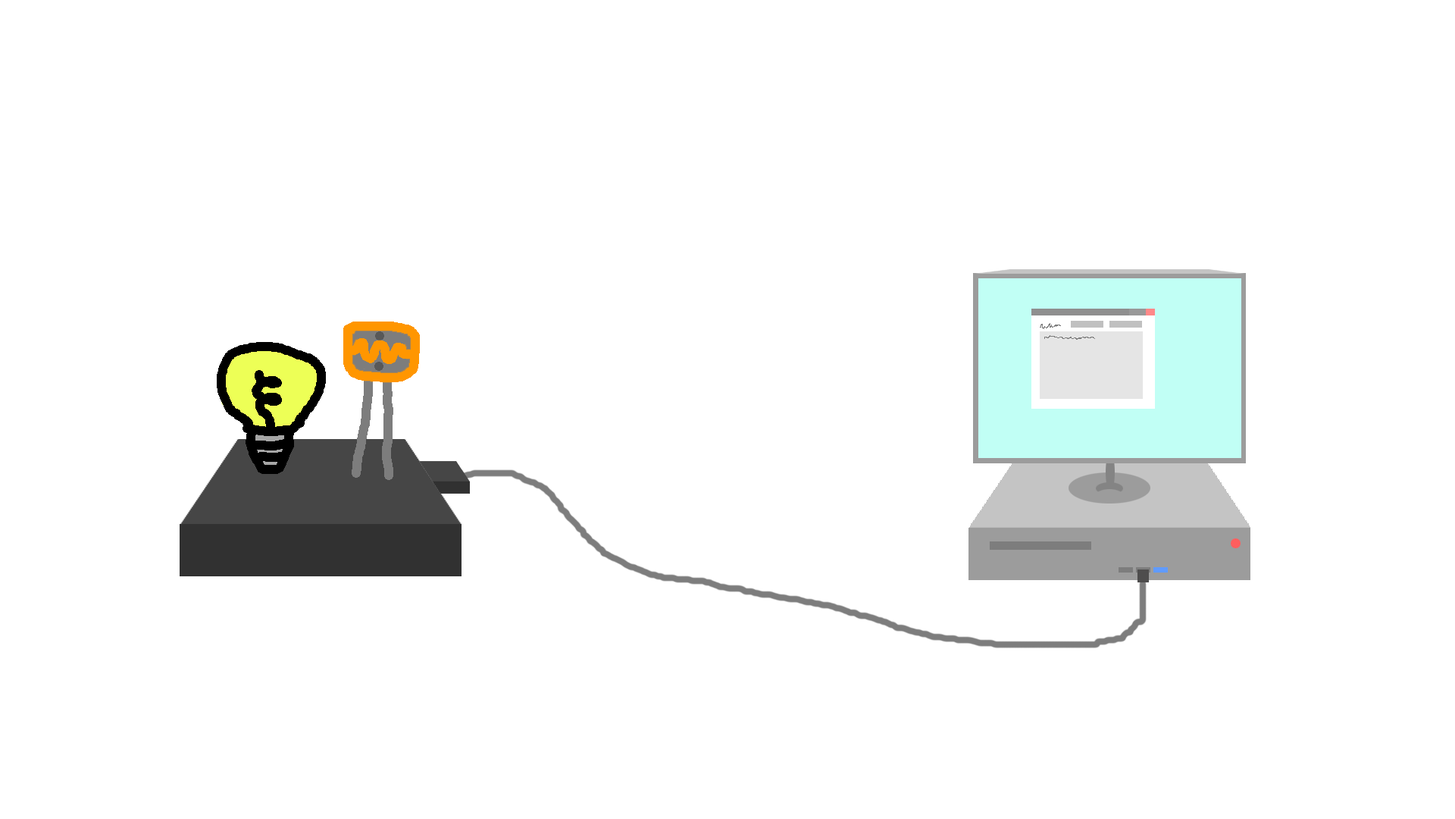
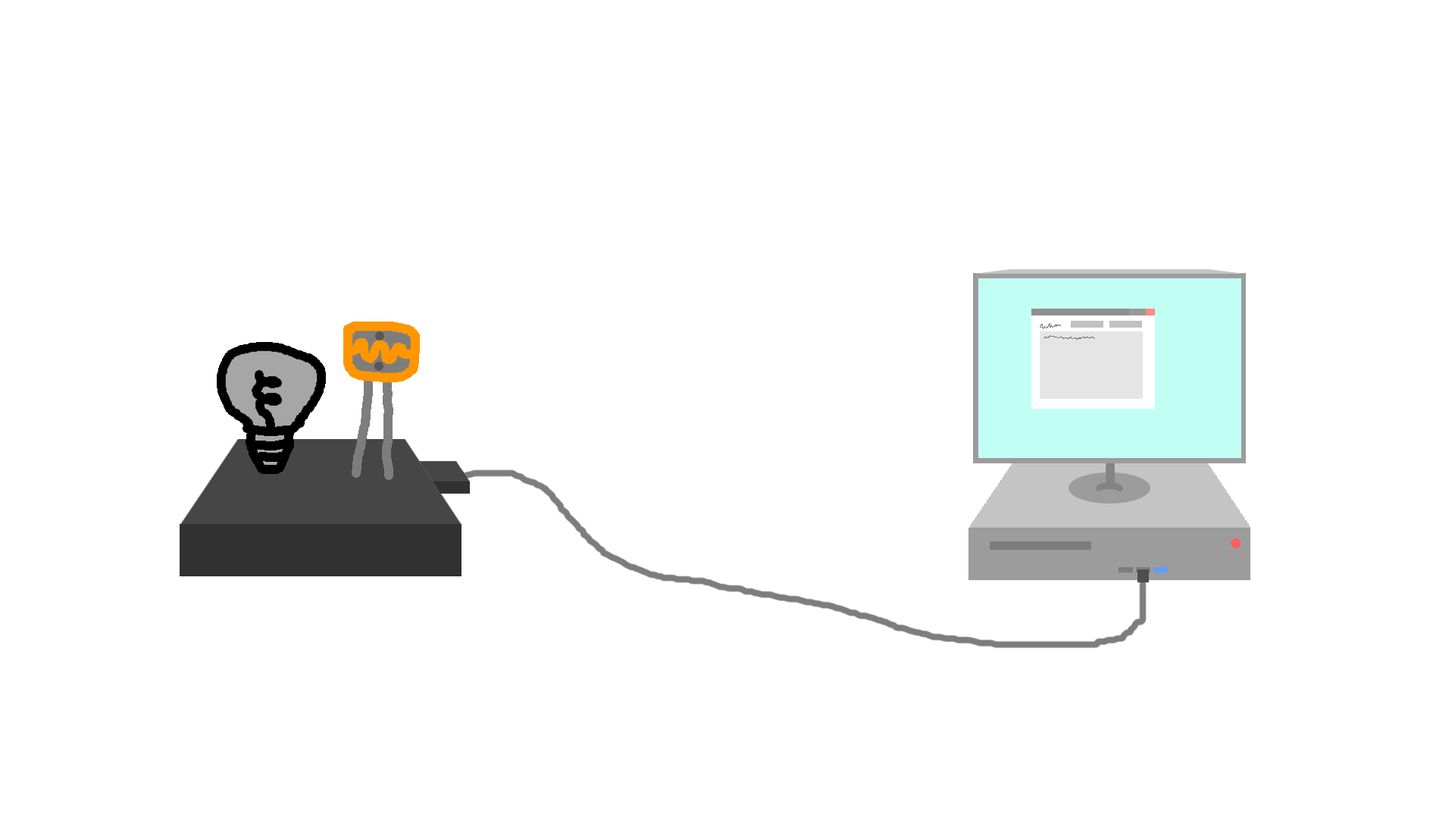
Layers edited between the first and the second 1455 x 819 image:
added layer "Réteg 3" above "MoseGép" over (225, 350, 318, 428)
